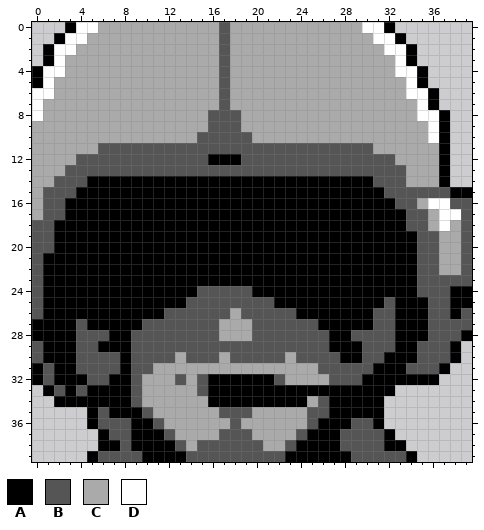
Pixel-art file -- resources/sprites/original/dialogs/portrait-pilot.ase. The first picture shows the starting point.
40x40 pixels, 1 frame. Colours within 5 levels of each other are drawn and written as one.
Palette (. is transparent): A #000000  B #555555  C #aaaaaa  D #ffffff
Pixels before, first column x 0:
 0 ...ADDCCCCCCCCCCCBCCCCCCCCCCCCDDA.......
 1 ..ADDCCCCCCCCCCCCBCCCCCCCCCCCCCDDA......
 2 .ADDCCCCCCCCCCCCCBCCCCCCCCCCCCCCDDA.....
 3 .ADCCCCCCCCCCCCCCBCCCCCCCCCCCCCCCDA.....
 4 ADDCCCCCCCCCCCCCCBCCCCCCCCCCCCCCCDDA....
 5 ADCCCCCCCCCCCCCCCBCCCCCCCCCCCCCCCCDA....
 6 DDCCCCCCCCCCCCCCCBCCCCCCCCCCCCCCCCDDA...
 7 DCCCCCCCCCCCCCCCCBCCCCCCCCCCCCCCCCCDA...
 8 DCCCCCCCCCCCCCCCBBBCCCCCCCCCCCCCCCCDDA..
 9 CCCCCCCCCCCCCCCCBBBCCCCCCCCCCCCCCCCCDA..
10 CCCCCCCCCCCCCCCBBBBBCCCCCCCCCCCCCCCCDA..
11 CCCCCCBBBBBBBBBBBBBBBBBBBBBBBBBCCCCCCA..
12 CCCCBBBBBBBBBBBBAAABBBBBBBBBBBBBBCCCCA..
13 CCCBBBBBBBBBBBBBBBBBBBBBBBBBBBBBBBCCCA..
14 CCBBBAAAAAAAAAAAAAAAAAAAAAAAAAABBBCCCA..
15 CBBBAAAAAAAAAAAAAAAAAAAAAAAAAAAABBBBBBAA
16 CBBAAAAAAAAAAAAAAAAAAAAAAAAAAAAAABBCDDBB
17 CBBAAAAAAAAAAAAAAAAAAAAAAAAAAAAAAABBCDDB
18 BBAAAAAAAAAAAAAAAAAAAAAAAAAAAAAAAABBCDCB
19 BBAAAAAAAAAAAAAAAAAAAAAAAAAAAAAAAAABBCCB
20 BBAAAAAAAAAAAAAAAAAAAAAAAAAAAAAAAAABBCCB
21 BAAAAAAAAAAAAAAAAAAAAAAAAAAAAAAAAAABBCCB
22 BAAAAAAAAAAAAAAAAAAAAAAAAAAAAAAAAAABBCCB
23 BAAAAAAAAAAAAAAAAAAAAAAAAAAAAAAAAAABBBBB
24 BAAAAAAAAAAAAAABBBBBAAAAAAAAAAAAAAABBBAA
25 BAAAAAAAAAAAAABBBBBBBBAAAAAAAAAABAAABBAA
26 BAAAAAAAAAAABBBBBBCBBBBBAAAAAAABBAAABBAB
27 AAAABAAAAABBBBBBBCCCBBBBBBAAAAABBAAABBBB
28 AAAABBBAABBBBBBBBCCCBBBBBBBAABBBBAAABBBA
29 BAAABBAAABBBBBBBBBBBBBBBBBBAAABBBAABBBA.
30 BAAABBBBABBBBCBBBCBBBBBCBBBBAABBAAABBBA.
31 ABAABBBBABBCCCCCCCCCCCCCCCBBBBBAAABBBA..
32 ABAAABBAABCCCBCBAAAAAABCCCCBBBAAAAAAA...
33 .ABABAAAABCCCCCBAAAAAAAAAAAAAAAAA.......
34 ..AAAAAAABCCCCCCAAAAAAAAACBAAAAA........
35 .....ABAAABCCCCCCBBBCCCCCBBAAAAA........
36 .....ABBBAABCCCCCCBCCCCCCBAAABBA........
37 ......ABBAAABCCCCBBBCCCCBAAABBBBA.......
38 ......AABAAAABCBBBBBBCCBAAAABBBBAA......
39 .....ABBBBAAAABBBBBBBBBAAAAAABBBBBA.....
The result:
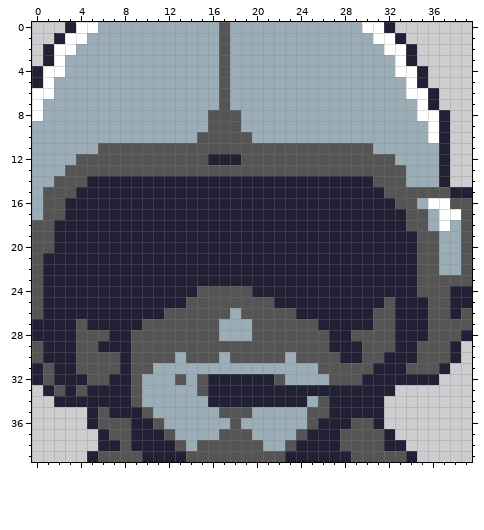
What changed:
{"colour":"A","old":"#000000","new":"#222034"}
{"colour":"C","old":"#aaaaaa","new":"#9badb7"}
{"label":"changed","picture_box":[32,22,472,462]}
